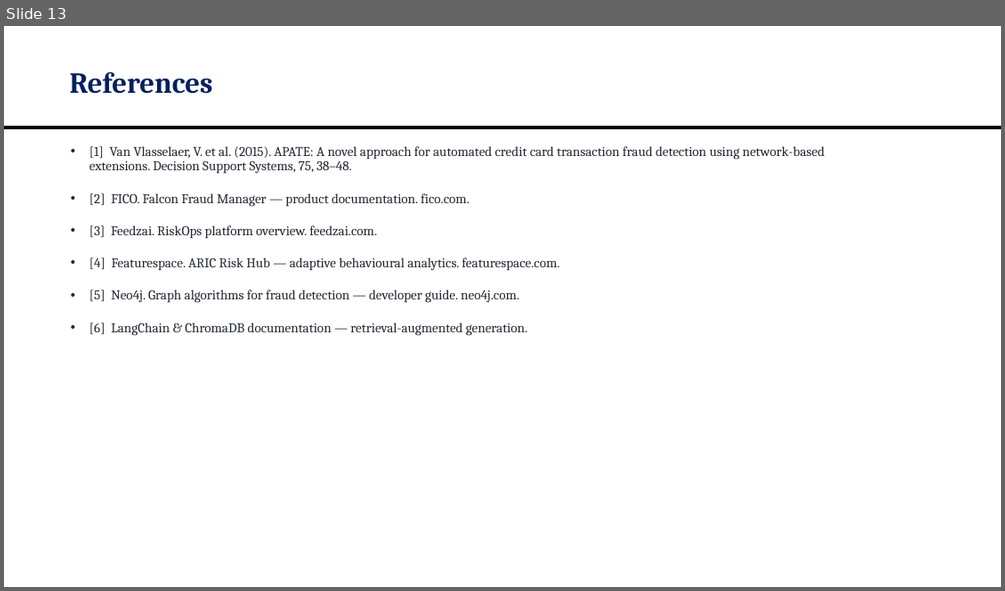
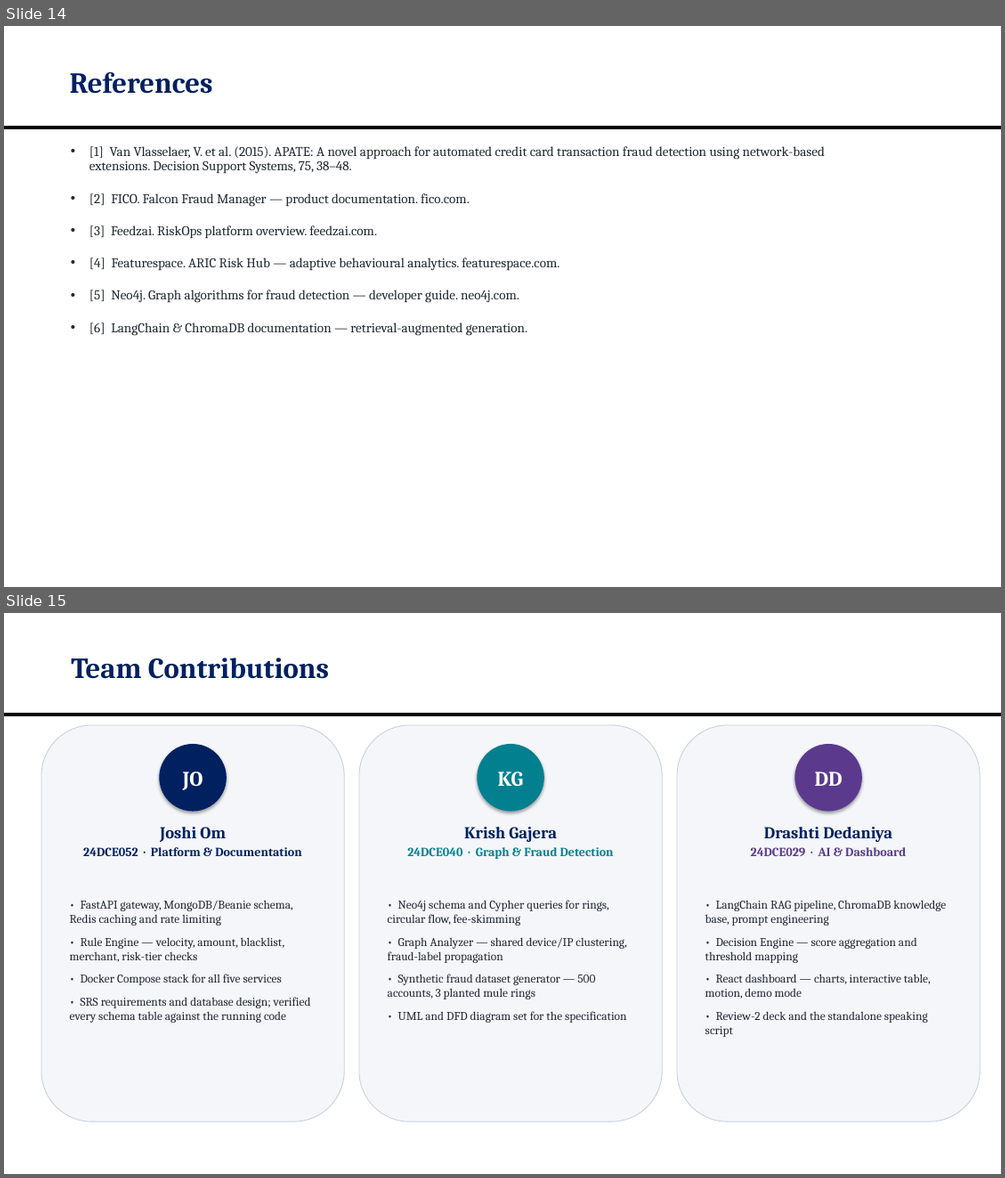
Before and after one commit to OMJOSHI15/indus11, a slide deck: docs/Indus11-Review2.pptx. Shown one above the other, each under a label of ours: slide 13 before the commit, slides 14 and 15 after it. The pictures are 1005x591 and 1005x1178 pixels, drawn with LibreOffice and Linux fonts; fonts in the diff are those of the drawing. Boxes give left, top, right and bottom in pixels: in the first picture for what was removed or moved away, otherwise in the second. Text is boxed around its words. In the diff, an @@ line names an element or a change of style, - is before the commit and + after.

Commit message:
Add a progress-update slide and a per-member contributions slide to the deck
Two new slides in Indus11-Review2.pptx, 14 -> 16:

"Progress Since the Last Review" (after the accuracy slide) covers what
changed in the specification and the product since the deck was last built —
roman/arabic front-matter numbering, references cited at point of use, tables
that no longer split across a page, 32 FRs consolidated to 28, plus the
dashboard's interactive table, motion and demo mode, and the weekly-report
duplicate-reference check.

"Team Contributions" (after the conclusion) is a three-card layout, one per
member, matching the platform/graph/AI split already documented in
CLAUDE.md and reflected in the actual commits: Joshi Om on the FastAPI
gateway, schema and rule engine; Krish Gajera on the Neo4j graph layer and
dataset generation; Drashti Dedaniya on the RAG pipeline, decision engine
and dashboard.

The speaking script (~/Downloads/Indus11_Presentation_Script.docx) is
regenerated with the two new sections and a contributions-related question
added to the Q&A appendix. The outline slide (2) gains a tenth line for the
new topic.

docs/update_deck_progress.py asserts a 14-slide starting deck so it cannot
silently double-insert if run again; docs/patch_outline.py is a small
one-time follow-up for the outline text.

```diff
--- a/docs/Indus11-Review2.pptx
+++ b/docs/Indus11-Review2.pptx
@@ slide 15 added at bbox=[4, 613, 1001, 1174], background #FFFFFF; not listed: 1 template element that a slide beside it also shows @@
@@ title added at bbox=[71, 657, 329, 679], 28 pt, text #002060, bold @@
+Team Contributions
@@ rounded rectangle added at bbox=[41, 725, 344, 1121], fill #F4F6FA, outline #C7D0DE 0.75 pt @@
@@ ellipse added at bbox=[160, 744, 226, 811], fill #002060, 20 pt, text #FFFFFF, bold @@
+JO
@@ rounded rectangle added at bbox=[359, 725, 662, 1121], fill #F4F6FA, outline #C7D0DE 0.75 pt @@
@@ ellipse added at bbox=[477, 744, 544, 811], fill #028090, 20 pt, text #FFFFFF, bold @@
+KG
@@ rounded rectangle added at bbox=[677, 725, 979, 1121], fill #F4F6FA, outline #C7D0DE 0.75 pt @@
@@ ellipse added at bbox=[794, 744, 862, 811], fill #5B3A8E, 20 pt, text #FFFFFF, bold @@
+DD
@@ text added at bbox=[83, 827, 301, 856], 12 pt, text #002060, bold @@
+Joshi Om
+24DCE052 · Platform & Documentation
@@ text added at bbox=[407, 827, 614, 859], 12 pt, text #028090, bold @@
+Krish Gajera
+24DCE040 · Graph & Fraud Detection
@@ text added at bbox=[751, 827, 906, 856], 12 pt, text #5B3A8E, bold @@
+Drashti Dedaniya
+24DCE029 · AI & Dashboard
@@ text added at bbox=[70, 900, 311, 1022], 11.5 pt, text #222833 @@
+• FastAPI gateway, MongoDB/Beanie schema, Redis caching and rate limiting
+• Rule Engine — velocity, amount, blacklist, merchant, risk-tier checks
+• Docker Compose stack for all five services
+• SRS requirements and database design; verified every schema table against the running code
@@ text added at bbox=[388, 900, 627, 1022], 11.5 pt, text #222833 @@
+• Neo4j schema and Cypher queries for rings, circular flow, fee-skimming
+• Graph Analyzer — shared device/IP clustering, fraud-label propagation
+• Synthetic fraud dataset generator — 500 accounts, 3 planted mule rings
+• UML and DFD diagram set for the specification
@@ text added at bbox=[705, 900, 946, 1037], 11.5 pt, text #222833 @@
+• LangChain RAG pipeline, ChromaDB knowledge base, prompt engineering
+• Decision Engine — score aggregation and threshold mapping
+• React dashboard — charts, interactive table, motion, demo mode
+• Review-2 deck and the standalone speaking script
@@ what was slide 13 is now slide 14 @@
```
Also in this commit, not shown: 1 slide changed, 1 other slide added, 2 other files.
